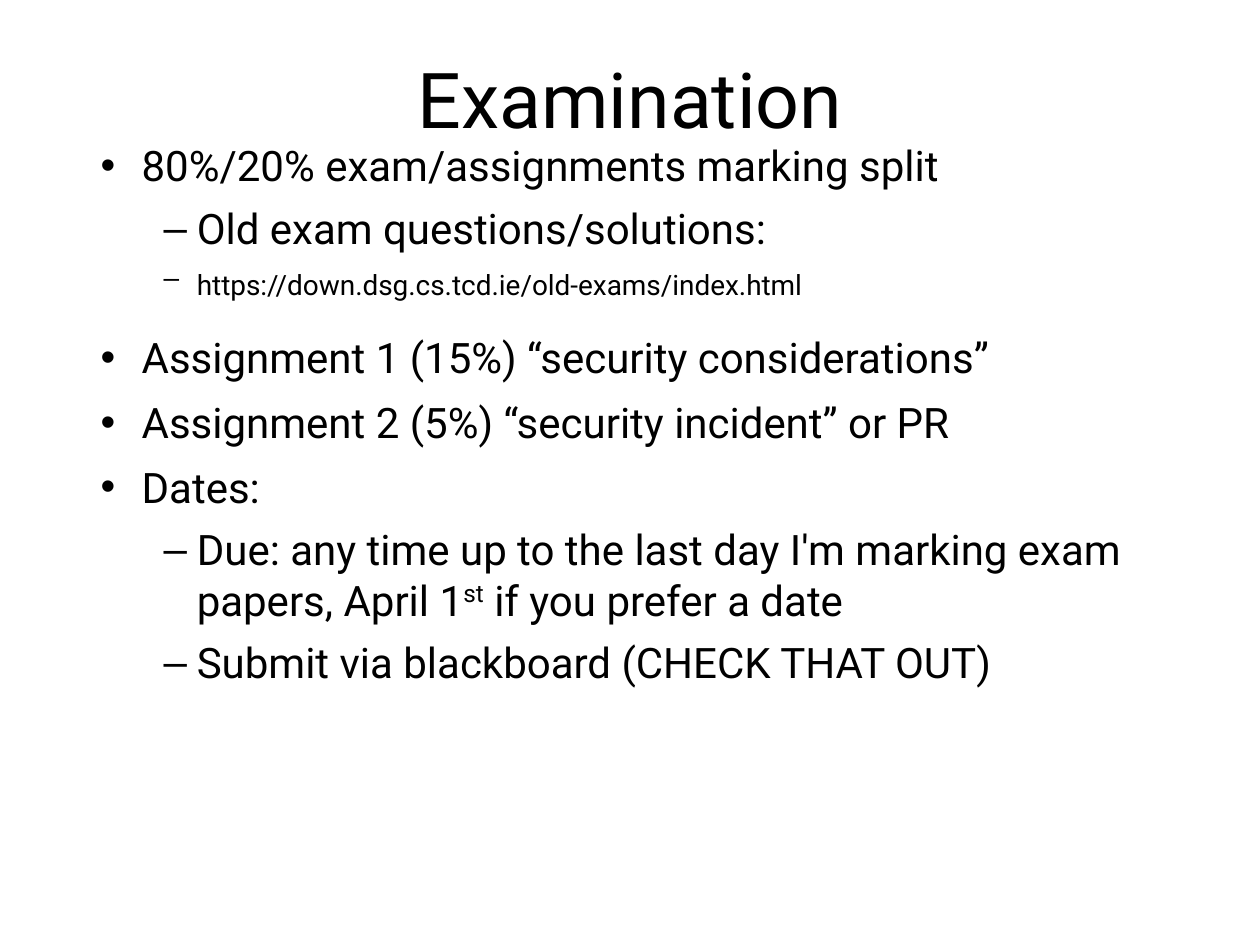
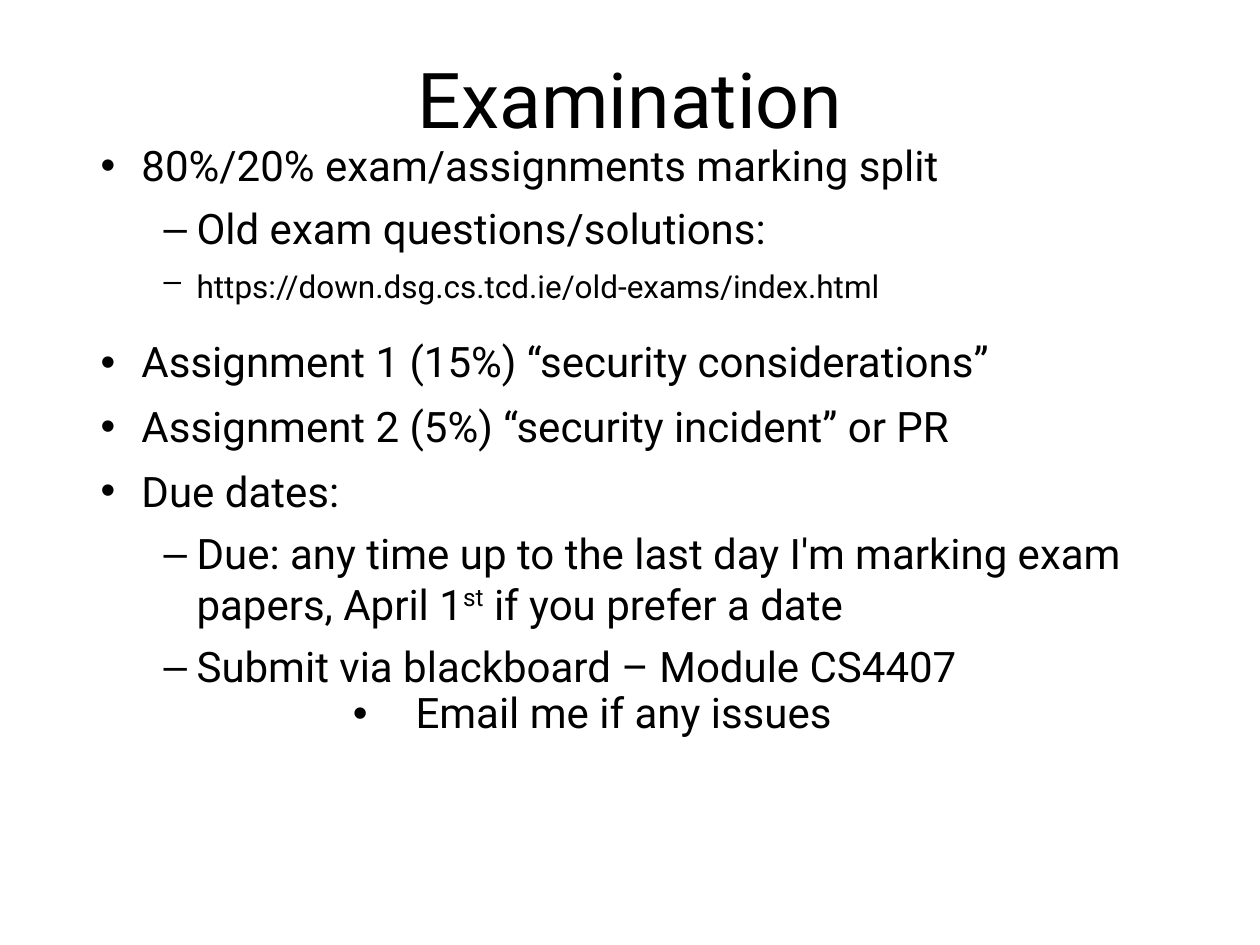
Before and after one commit to sftcd/cs7053, a slide deck: slide 3 of 2016lectures/01-intro.ppt. Drawn at 1260x945 pixels with LibreOffice and Linux fonts; fonts in the diff are those of the drawing. Boxes give left, top, right and bottom in pixels: in the first picture for what was removed or moved away, otherwise in the second. Text is boxed around its words. In the diff, an @@ line names an element or a change of style, - is before the commit and + after.

```diff
--- a/2016lectures/01-intro.ppt
+++ b/2016lectures/01-intro.ppt
@@ text at box(141, 149, 1121, 629): size 16 to 18 pt in "https://down.dsg.cs.tcd.ie/old-exams/index.html"; indent changed @@
@@ text at box(141, 475, 339, 508): text changed @@
-• Dates:
+• Due dates:
@@ text at box(197, 650, 957, 737): text changed @@
-  – Submit via blackboard (CHECK THAT OUT)
+  – Submit via blackboard – Module CS4407
+    • Email me if any issues
```
Also in this commit, not shown: 15 other slides changed, 3 other files.
